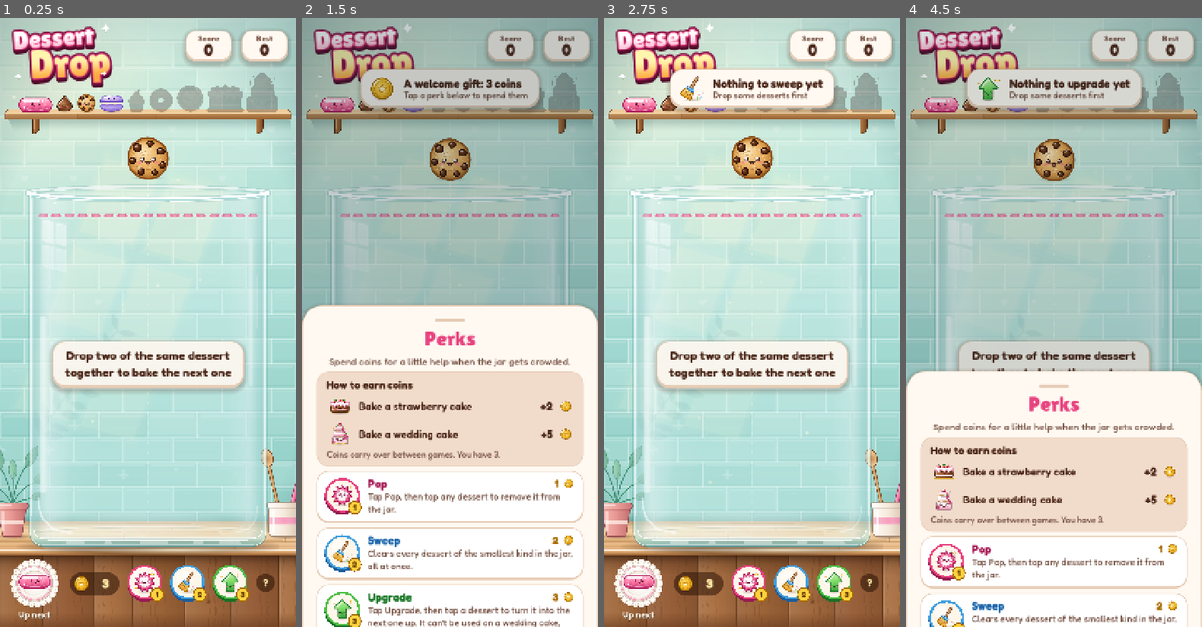
Above: before the commit, frames 1-4 (left to right).
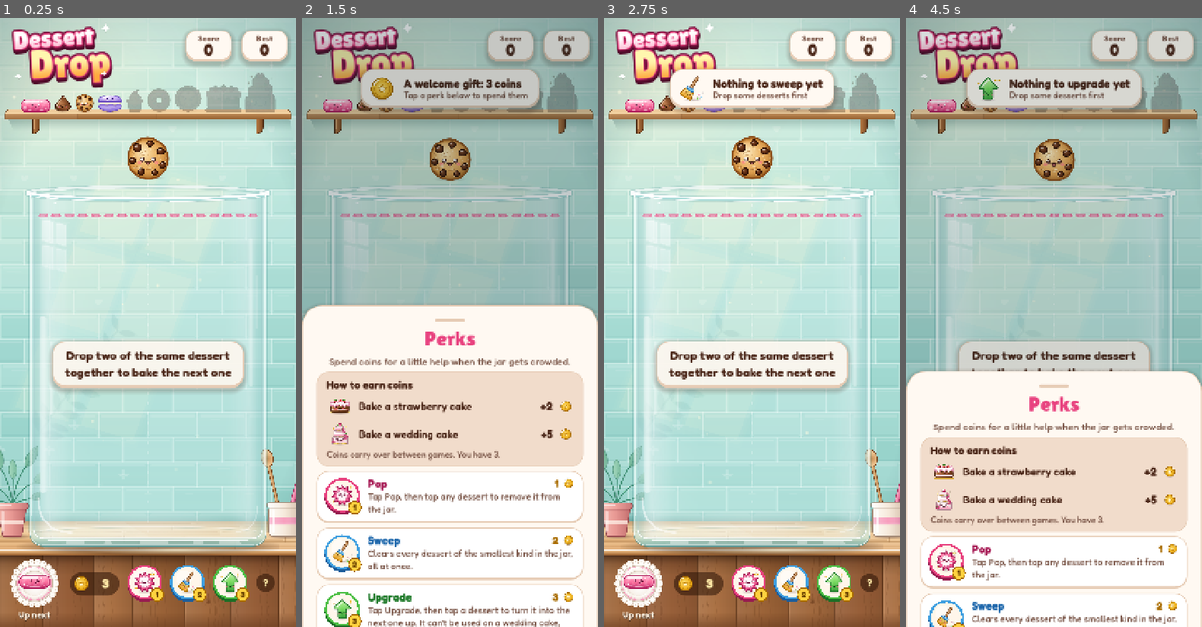
Above: after the commit, the same moments.

Repository: jonstuebe/dessert-drop
Game: Godot game, scene res://scenes/main.tscn
Same seed, same stepped clock (60 frames per second), same inputs: the game is played once before the commit and once after it.
Inputs (mouse positions are in pixels of both pictures, inside the frame that each line leads up to):
- Up to frame 1 (0.25 s): no input
- Up to frame 2 (1.5 s): click "3" at 0.5 s; click (447, 584) at 1.27 s
- Up to frame 3 (2.75 s): click (790, 584) at 2.02 s
- Up to frame 4 (4.5 s): click (1136, 584) at 2.77 s; click "?" at 3.5 s; click "Got it" at 4.25 s

The runs differ from the first frame. In frame 1, 0.8% of the frame differs, in the area x 6-94%, y 9-16%; in frame 2, 0.3%; in frame 3, 0.4%; in frame 4, 0.4%.

Commit message:
Make sprinkles 50% smaller
Add an optional per-tier "scale" to Tiers.DATA, applied after the growth
chain so only that tier changes, and set it to 0.5 for the sprinkle
(radius 41.6 -> 20.8 px). Other tiers keep their sizes.

Diff:
--- a/scripts/tiers.gd
+++ b/scripts/tiers.gd
@@ -9,7 +9,7 @@
 const COIN_REWARD := {7: 2, 8: 5}   # strawberry cake, wedding cake
 
 const DATA := [
-	{"key": "sprinkle", "file": "d0_sprinkle", "name": "Sprinkle", "shape": "rect", "bw": 2.6, "bh": 1.1, "bounce": 0.45, "tone": Color("#FF8FB1")},
+	{"key": "sprinkle", "file": "d0_sprinkle", "name": "Sprinkle", "shape": "rect", "bw": 2.6, "bh": 1.1, "scale": 0.5, "bounce": 0.45, "tone": Color("#FF8FB1")},
 	{"key": "chip", "file": "d1_chip", "name": "Chocolate chip", "shape": "circle", "bounce": 0.38, "tone": Color("#96572F")},
 	{"key": "cookie", "file": "d2_cookie", "name": "Cookie", "shape": "circle", "tone": Color("#E8B063")},
 	{"key": "macaron", "file": "d3_macaron", "name": "Macaron", "shape": "rect", "bw": 2.1, "bh": 1.5, "tone": Color("#CBB5F7")},
@@ -26,14 +26,15 @@
 static func count() -> int:
 	return DATA.size()
 
-## Body radius in game pixels.
+## Body radius in game pixels. A tier's optional "scale" resizes only that
+## tier; the tiers above it still grow from the unscaled chain.
 static func radius(i: int) -> float:
 	if _radii.is_empty():
 		var r := 26.0
 		for k in DATA.size():
 			if k > 0:
 				r *= GROWTH[k - 1]
-			_radii.append(r * SCALE)
+			_radii.append(r * SCALE * DATA[k].get("scale", 1.0))
 	return _radii[i]
 
 static func info(i: int) -> Dictionary:
